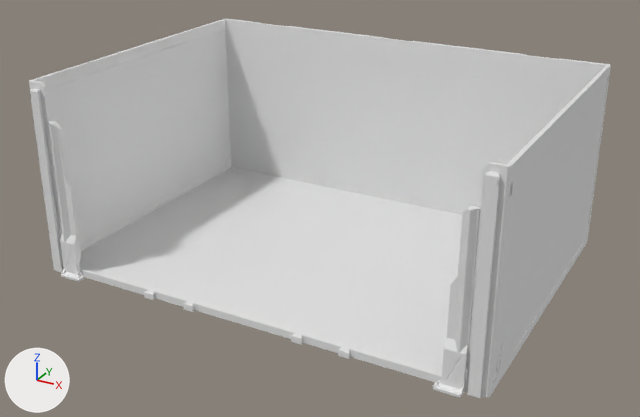
Before and after pictures for a commit that changed the glTF model viewer/parts/185/DecorDrawer_185-3W-2H.lib.glb.
Camera for both pictures: a 50 mm camera at (214.0, -397.0, 227.0) aimed at (1.0, -9.0, 33.0). The lights are fixed; the arrows at lower left show +X, +Y and +Z. The first picture is the older version. Where no turn or scale is listed for an object, it has been applied to the vertices. Vertices at exactly the same position are counted once.

Objects in the first picture: 'DecorDrawer_185-3W-2H'.
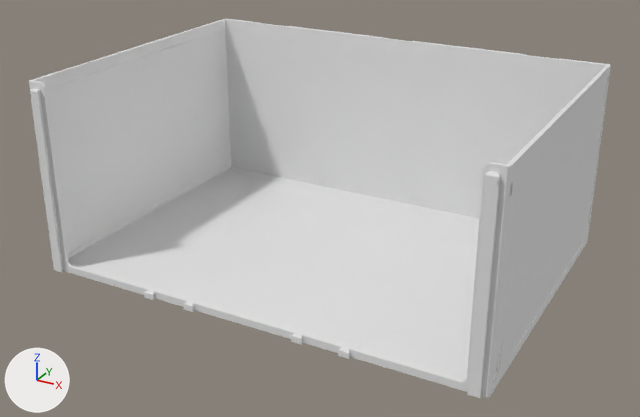
The newer file is also turned or shifted as a whole; pictures and numbers use the older file's frame.

Boxes [x1, y1, x2, y2] around the edits, measured in the pictures (640 x 417 px):
part 1 of me_decordrawer_185_3w_2h, deleted: before [48, 121, 84, 282]
part 2 of me_decordrawer_185_3w_2h, deleted: before [433, 206, 480, 397]

The edits, one by one:
me_decordrawer_185_3w_2h is used by ob_decordrawer_185_3w_2h; location (0.0, 0.0, 53.0).
me_decordrawer_185_3w_2h had 1130 vertices, 2240 faces and spanned x -126.0..126.0, y -91.0..91.0, z -53.0..53.0.
me_decordrawer_185_3w_2h now has 813 vertices, 1614 faces and spans x -126.0..126.0, y -88.0..91.0, z -53.0..53.0.
me_decordrawer_185_3w_2h part 1: the loose piece of 159 vertices spanning x -115.0..-102.0, y -91.0..-84.0, z -53.0..33.0 is deleted.
me_decordrawer_185_3w_2h part 2: the loose piece of 158 vertices spanning x 102.0..115.0, y -91.0..-84.0, z -53.0..33.0 is deleted.
Other edits to the shape of me_decordrawer_185_3w_2h do not show in these pictures.
